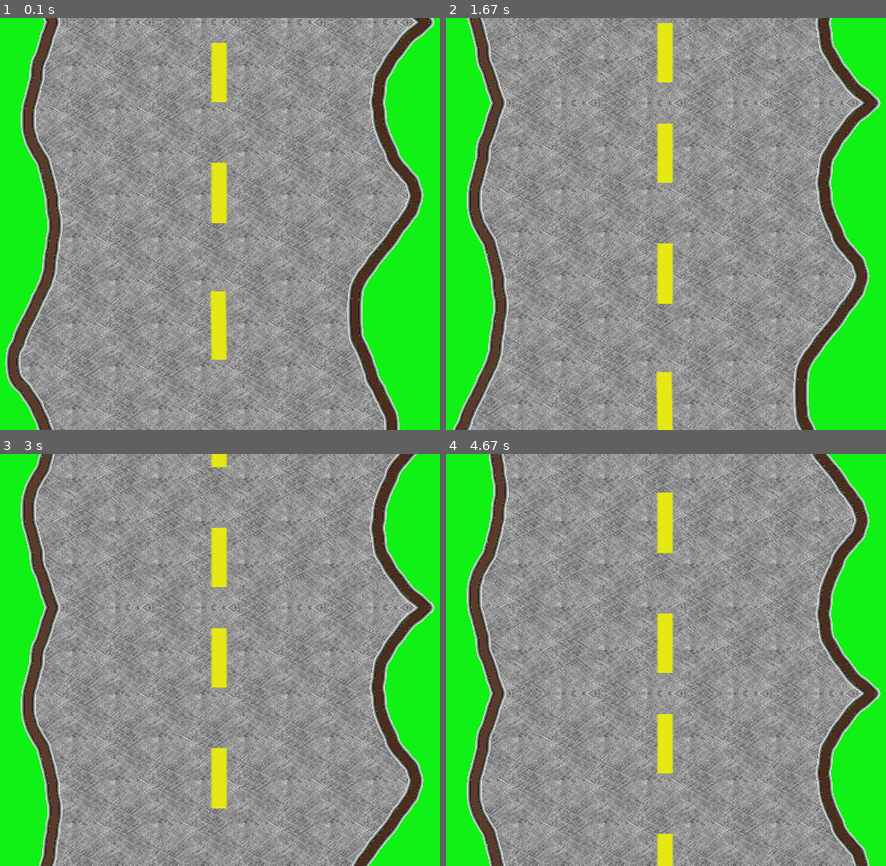
Above: before the commit, frames 1-4 (two rows, left to right).
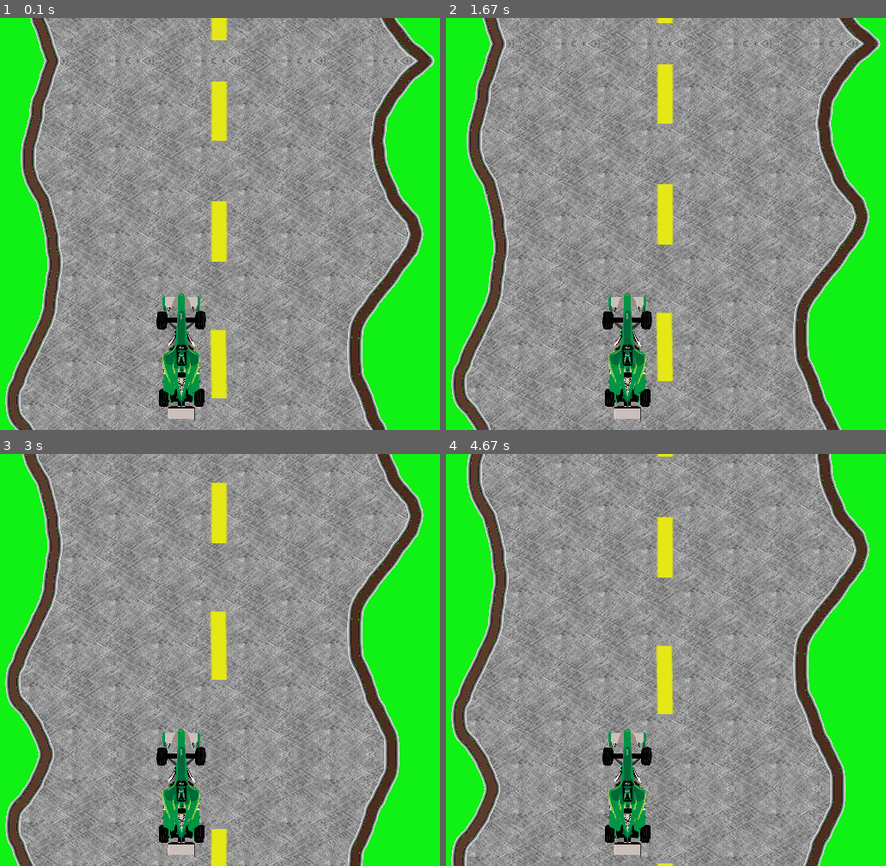
Above: after the commit, the same moments.

Repository: unclej/pygame_projects
Game: pygame game, started from racing.py
The game is run twice, just before and just after one commit, with the same random seed, the same clock (stepped at 60 frames per second) and the same inputs.
Inputs:
- Up to frame 1 (0.1 s): no input
- Up to frame 2 (1.67 s): no input
- Up to frame 3 (3 s): no input
- Up to frame 4 (4.67 s): no input

The runs differ from the first frame. In frame 1, 39% of the frame differs, in the area x 1-99%, y 0-100%; in frame 2, 42%; in frame 3, 40%; in frame 4, 42%.

Commit message:
Racecar added to game

Diff:
--- a/racing.py
+++ b/racing.py
@@ -13,18 +13,19 @@
     road = []
     road.append(Road(screen,"images/road1.png",0))
     road.append(Road(screen,"images/road2.png",-480))
+    car = RaceCar(screen,"images/car.png")
     while True:
         clock.tick(60)
         for event in pygame.event.get():
             if event.type == QUIT:
                 sys.exit()
         for r in road:
-            r.update(1)
+            r.update(10)
 
         screen.fill(color)
         for r in road:
             r.draw()
-
+        car.draw()
         pygame.display.flip()
 
 if __name__ == '__main__':
--- a/racing_classes.py
+++ b/racing_classes.py
@@ -22,6 +22,12 @@
 
 class RaceCar:
 
-    def __init__(self,img_path):
+    def __init__(self,screen,img_path):
         self.img = pygame.image.load(img_path)
+        self.img = pygame.transform.scale(self.img, (75, 150))
         self.rect = self.img.get_rect()
+        self.rect.move_ip(290,320)
+        self.screen = screen
+
+    def draw(self):
+        self.screen.blit(self.img,self.rect)
